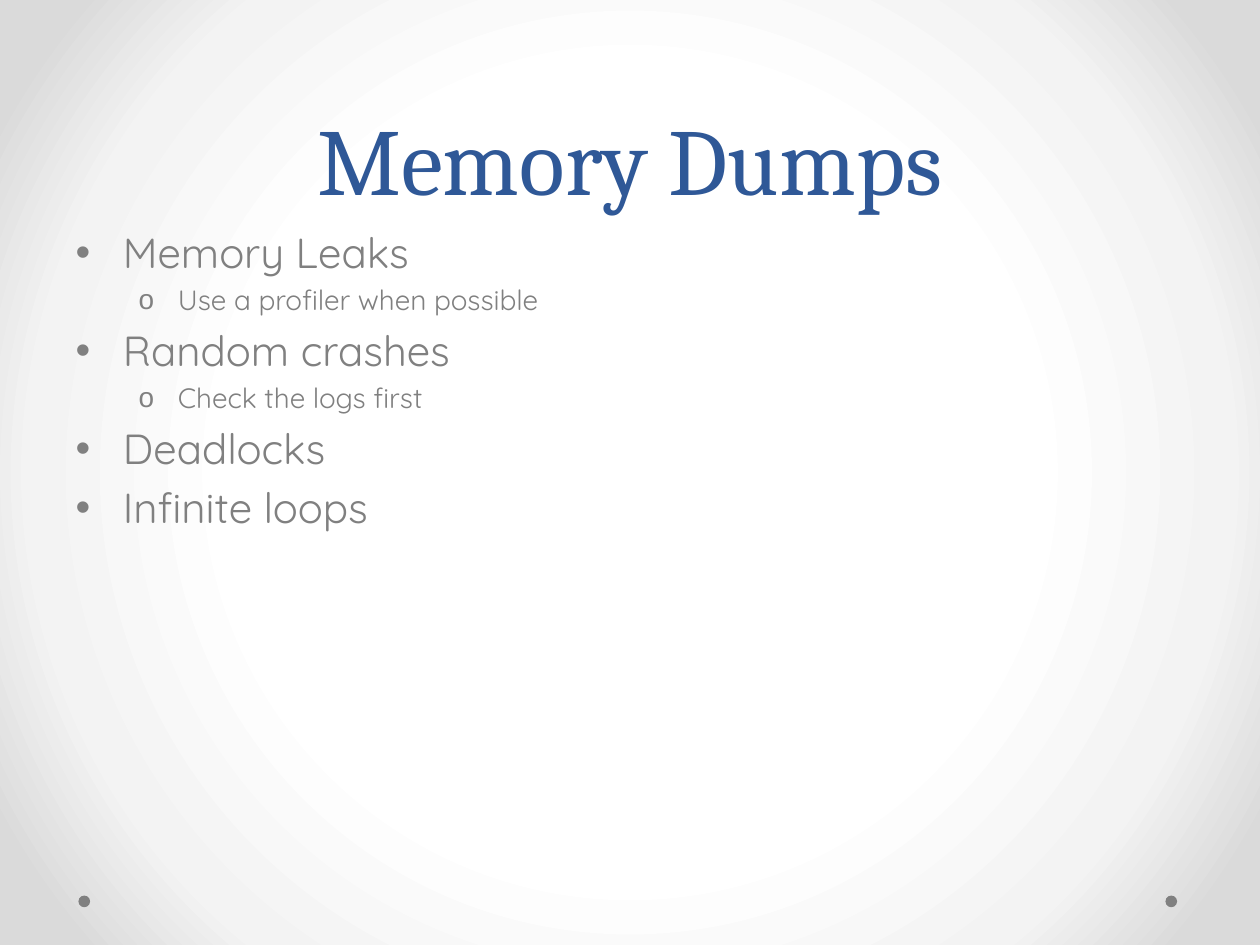
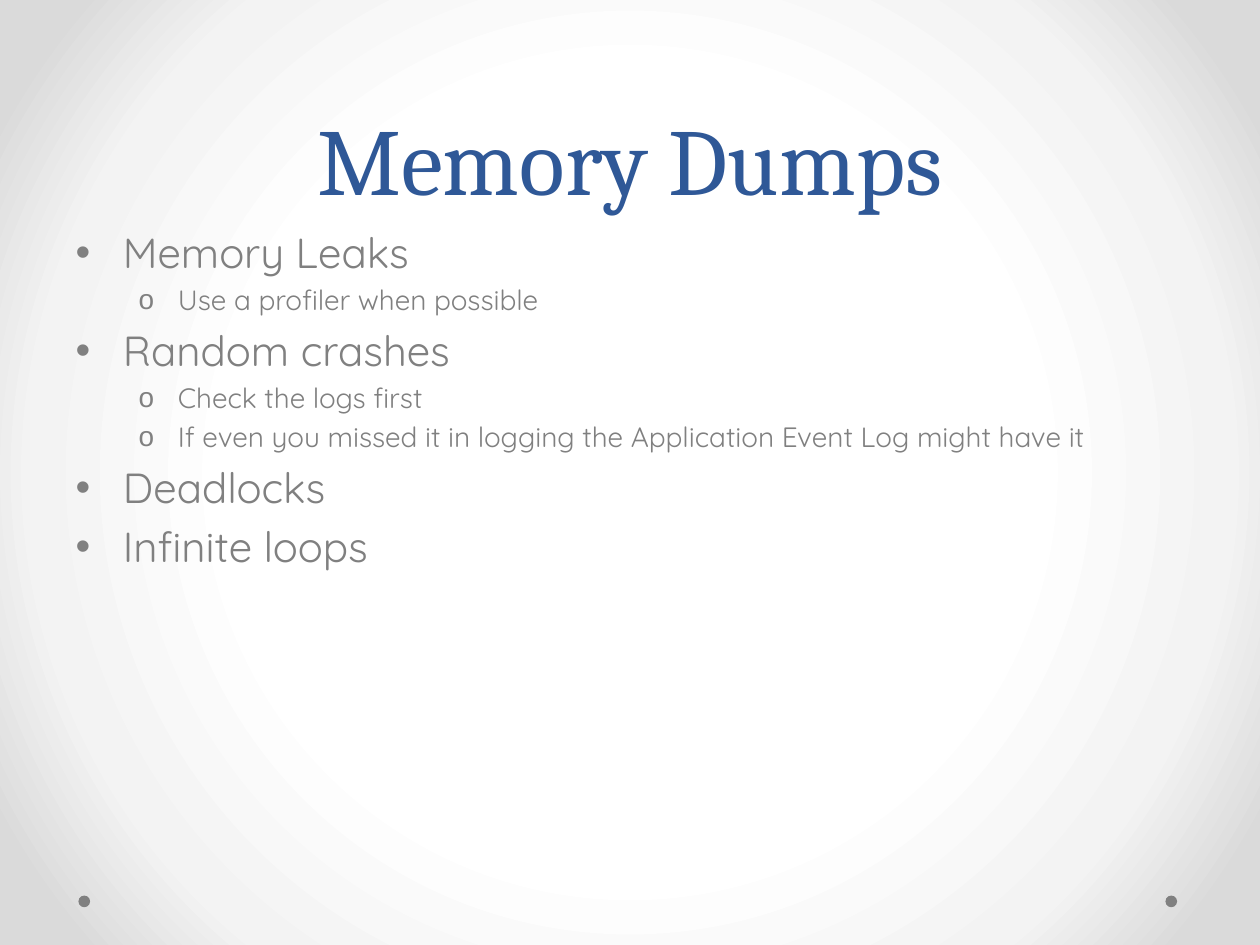
Before and after one commit to RyanHauert/presentations-debugging, a slide deck: slide 9 of Presentation/Production Issues.pptx (slide 7 before the commit). Drawn at 1260x945 pixels with LibreOffice and Linux fonts; fonts in the diff are those of the drawing. Boxes give left, top, right and bottom in pixels: in the first picture for what was removed or moved away, otherwise in the second. Text is boxed around its words. In the diff, an @@ line names an element or a change of style, - is before the commit and + after.

```diff
--- a/Presentation/Production Issues.pptx
+++ b/Presentation/Production Issues.pptx
@@ text at (178,426,1084,453): paragraph added @@
+  o If even you missed it in logging the Application Event Log might have it
```
Also in this commit, not shown: 2 other slides changed, 4 slides added, 3 other files.
